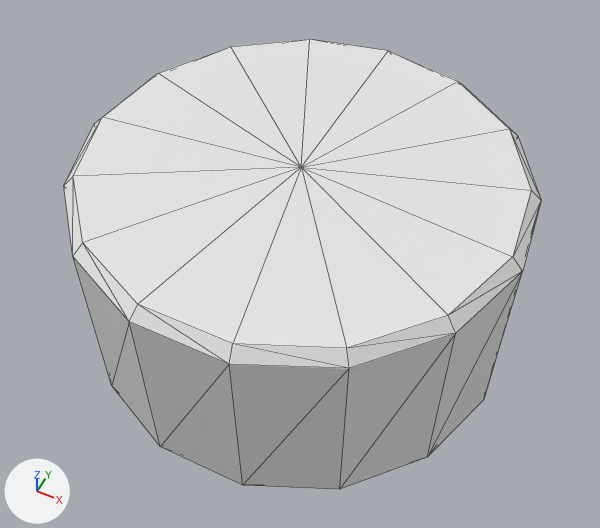
What one commit did to the OBJ model ld32_foodfight/assets/ld32_foodfight_grinder.obj.
Both versions are drawn from a 50 mm camera at (2.35, -4.72, 6.78) aimed at (0.19, -0.42, 1.4). Every picture has the same lights, and +X, +Y and +Z are marked at lower left. Mesh edges are drawn as thin lines. Where no turn or scale is listed for an object, it has been applied to the vertices.

In view in the first picture: 'Cylinder.001_Cylinder.002'.
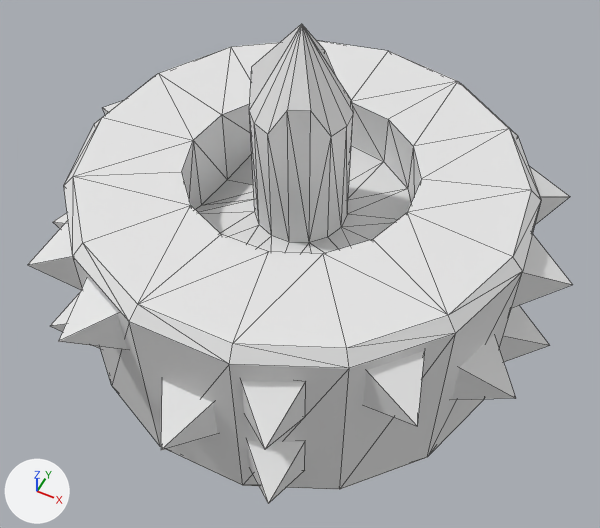
Edits to the bpy script that builds the scene:
```text
Change me_cylinder_001_cylinder_002:
    used by ob_cylinder_001_cylinder_002; location = (0.0, 0.0, 0.0)
    remove me_cylinder_001_cylinder_002.from_pydata(...)  # 62 vertices, 120 faces; spans x -1.99..1.99, y -1.96..2.0, z 0.11..2.11
    add me_cylinder_001_cylinder_002.from_pydata(...)  # 207 vertices, 308 faces; spans x -2.36..2.37, y -2.38..2.34, z 0.11..3.47
    me_cylinder_001_cylinder_002 part 1
    1 vertex is removed from x 0.0, y 0.0, z 2.11
    15 faces are deleted
    86 vertices are added at x -2.36..2.37, y -2.38..2.34, z 0.51..3.47
    26 new vertices lie (0.0, 0.0, 0.48) away from vertices in x -1.95..1.95, y -1.94..1.95, z 0.91..1.45
    13 new vertices lie (0.0, 0.0, 0.5) away from vertices in x -0.87..1.0, y -0.98..1.0, z 1.61
    8 new vertices lie (0.0, 0.0, 1.11) away from vertices in x -0.36..0.41, y -0.4..0.37, z 1.61
    8 new vertices lie (0.0, 0.0, 0.47) away from vertices in x -1.6..1.95, y -1.9..1.94, z 0.51
    5 new vertices lie (0.0, 0.0, 1.4) away from vertices in x -0.41..0.24, y -0.4..0.41, z 1.61
    203 new faces join them
```

What differs and where, as boxes (x1, y1, x2, y2) in the pictures (600 x 528 px):
'Cylinder.001_Cylinder.002', reshaped (14% wider, 6% taller)
    before: (64, 39, 541, 490)
    after: (28, 24, 573, 504)
part 1 of me_cylinder_001_cylinder_002, built on
    before: (73, 39, 531, 348)
    after: (28, 24, 573, 504)
